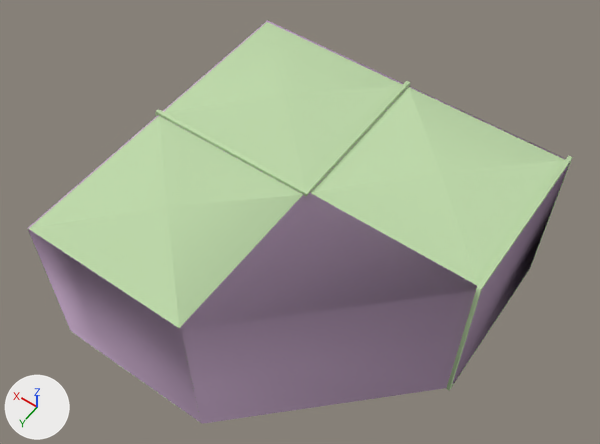
Before and after pictures for a commit that changed the Blender file src/props_spytech/vent_system_corner.blend.
Rendered twice from a 50 mm camera at (-132.7, 176.5, 242.1) aimed at (-25.2, 25.9, 5.5). Every picture has the same lights, and +X, +Y and +Z are marked at lower left.

Objects in the first picture: 'vent_system_corner_physics', 'vent_system_corner_reference'.
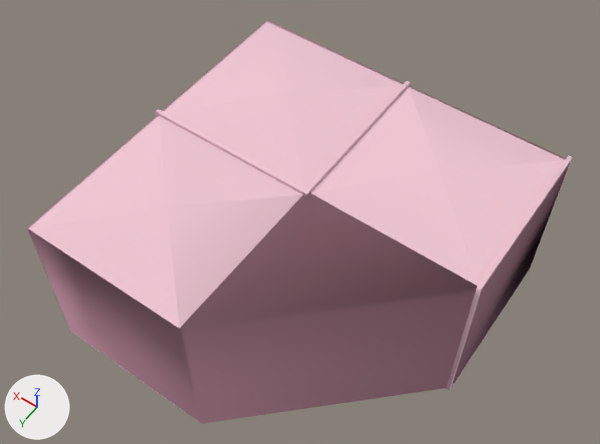
The change in detail:
Material 'vent_system01' (mat_vent_system01) changes colour from green #c0dbac to pink #f1c9d5; in linear values from (0.526, 0.705, 0.413) to (0.876, 0.582, 0.665).
Material '  phy' (mat_phy) changes colour from white #eccbef to pink #e6adbf; in linear values from (0.837, 0.599, 0.861) to (0.794, 0.42, 0.524).

What differs and where, as boxes (x1, y1, x2, y2) in the pictures (600 x 444 px):
'vent_system_corner_reference', recoloured (green to pink): (29, 22, 573, 421) in both
'vent_system_corner_physics', recoloured: (27, 20, 570, 424) in both
